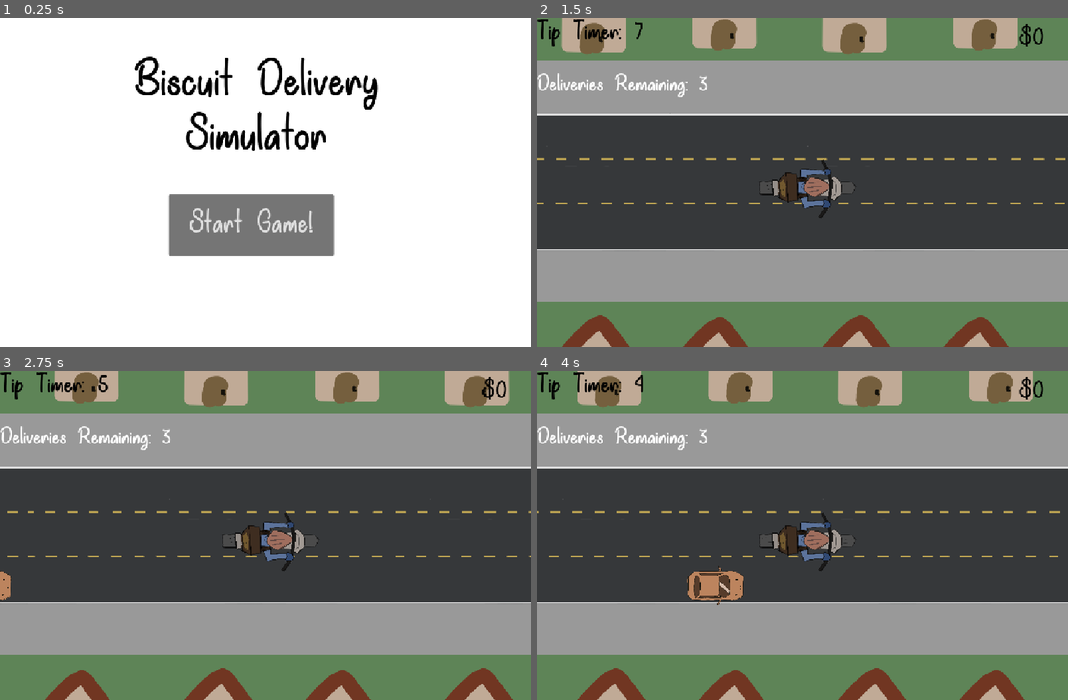
Above: before the commit, frames 1-4 (two rows, left to right).
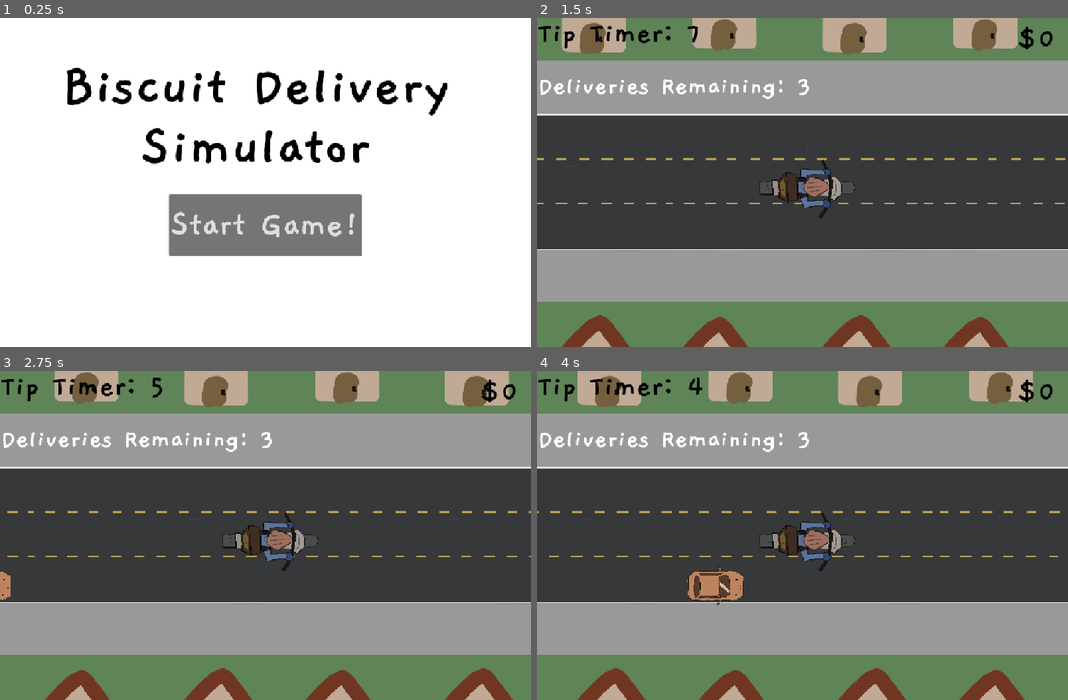
Above: after the commit, the same moments.

Repository: andreaTheCoder/brackeysgamejam
Game: Godot game, scene res://assets/start_screen.tscn
Same seed, same stepped clock (60 frames per second), same inputs: the game is played once before the commit and once after it. Before the commit the project starts from res://scenes/start_screen.tscn.
Inputs:
- Up to frame 1 (0.25 s): no input
- Up to frame 2 (1.5 s): click "Start Game!" at 0.5 s; tap Enter at 1.25 s; hold Right (forward) from 1.28 s (still down); hold Space (button) from 1.28 s (still down)
- Up to frame 3 (2.75 s): release Right (forward) at 2.03 s; release Space (button) at 2.03 s; hold Left (backward) from 2.03 s (still down); tap Shift (deliver) at 2.1 s
- Up to frame 4 (4 s): release Left (backward) at 2.78 s; hold Space (button) 2.78-3.53 s; hold Right (forward) from 2.78 s (still down); tap Shift (deliver) at 3.6 s

The runs differ from the first frame. In frame 1, 7.2% of the frame differs, in the area x 12-85%, y 11-73%; in frame 2, 1.8%; in frame 3, 1.9%; in frame 4, 1.9%.

Commit message:
font changes

Diff:
--- a/scenes/start_screen.tscn
+++ b/assets/start_screen.tscn
@@ -1,10 +1,10 @@
 [gd_scene load_steps=3 format=3 uid="uid://bv8437dil3uww"]
 
-[ext_resource type="Script" uid="uid://bfvddbfj7ixi2" path="res://start_screen.gd" id="1_he1sj"]
-[ext_resource type="FontFile" uid="uid://dwugsqctkdvhw" path="res://assets/bad-unicorn-font/BadUnicornDemoRegular-BVWx.ttf" id="2_o7i0r"]
+[ext_resource type="Script" uid="uid://bfvddbfj7ixi2" path="res://start_screen.gd" id="1_lpg12"]
+[ext_resource type="FontFile" uid="uid://dy7hhgxec3873" path="res://assets/Gaegu-Bold.ttf" id="2_knx1u"]
 
 [node name="start_screen" type="Node2D"]
-script = ExtResource("1_he1sj")
+script = ExtResource("1_lpg12")
 
 [node name="Polygon2D" type="Polygon2D" parent="."]
 position = Vector2(115.109, -271.267)
@@ -27,7 +27,7 @@
 grow_vertical = 2
 size_flags_horizontal = 4
 theme_override_colors/font_color = Color(0, 0, 0, 1)
-theme_override_fonts/font = ExtResource("2_o7i0r")
+theme_override_fonts/font = ExtResource("2_knx1u")
 theme_override_font_sizes/font_size = 120
 text = "Biscuit Delivery
 Simulator"
@@ -46,6 +46,6 @@
 offset_top = 364.0
 offset_right = 691.0
 offset_bottom = 491.0
-theme_override_fonts/font = ExtResource("2_o7i0r")
+theme_override_fonts/font = ExtResource("2_knx1u")
 theme_override_font_sizes/font_size = 75
 text = "Start Game!"
--- a/scenes/game.tscn
+++ b/scenes/game.tscn
@@ -2,7 +2,7 @@
 
 [ext_resource type="PackedScene" uid="uid://b2nldleqd7l8" path="res://scenes/bike.tscn" id="1_uwrxv"]
 [ext_resource type="PackedScene" uid="uid://c8a2pywu578h" path="res://scenes/spawner.tscn" id="2_iywne"]
-[ext_resource type="FontFile" uid="uid://dwugsqctkdvhw" path="res://assets/bad-unicorn-font/BadUnicornDemoRegular-BVWx.ttf" id="2_p57ef"]
+[ext_resource type="FontFile" uid="uid://dy7hhgxec3873" path="res://assets/Gaegu-Bold.ttf" id="2_u5sy4"]
 [ext_resource type="Script" uid="uid://ve3kpygen1ju" path="res://scripts/game_manager.gd" id="2_yqjtg"]
 [ext_resource type="PackedScene" uid="uid://od0hx2lbegjy" path="res://scenes/chunk.tscn" id="3_lnu2h"]
 
@@ -75,22 +75,22 @@
 unique_name_in_owner = true
 
 [node name="time label" type="Label" parent="UI elements"]
-offset_right = 40.0
-offset_bottom = 23.0
+offset_right = 318.0
+offset_bottom = 65.0
 theme_override_colors/font_color = Color(0, 0, 0, 1)
-theme_override_fonts/font = ExtResource("2_p57ef")
+theme_override_fonts/font = ExtResource("2_u5sy4")
 theme_override_font_sizes/font_size = 64
 text = "Timer Label"
 
 [node name="Timer" type="Timer" parent="UI elements/time label"]
 
 [node name="money" type="Label" parent="UI elements"]
-offset_left = 997.0
-offset_top = 12.0
+offset_left = 994.0
+offset_top = 11.0
 offset_right = 1037.0
-offset_bottom = 89.0
+offset_bottom = 88.0
 theme_override_colors/font_color = Color(0, 0, 0, 1)
-theme_override_fonts/font = ExtResource("2_p57ef")
+theme_override_fonts/font = ExtResource("2_u5sy4")
 theme_override_font_sizes/font_size = 64
 text = "$"
 
@@ -102,7 +102,7 @@
 offset_right = 726.0
 offset_bottom = 1442.0
 scale = Vector2(8, 8)
-theme_override_fonts/font = ExtResource("2_p57ef")
+theme_override_fonts/font = ExtResource("2_u5sy4")
 text = "PRESS SHIFT TO DELIVER!!"
 metadata/_edit_group_ = true
 
@@ -110,7 +110,7 @@
 offset_top = 112.0
 offset_right = 405.0
 offset_bottom = 149.0
-theme_override_fonts/font = ExtResource("2_p57ef")
+theme_override_fonts/font = ExtResource("2_u5sy4")
 theme_override_font_sizes/font_size = 56
 text = "Deliveries Remaining: 3"
 
--- a/scripts/game_manager.gd
+++ b/scripts/game_manager.gd
@@ -1,6 +1,5 @@
 extends Node
-
-const START_SCREEN = preload("res://scenes/start_screen.tscn")
+const START_SCREEN = preload("res://assets/start_screen.tscn")
 @onready var timer: Timer = $"../UI elements/time label/Timer"
 @onready var time_label: Label = $"../UI elements/time label"
 @onready var money: Label = $"../UI elements/money"
Binary file added: assets/Gaegu-Bold.ttf
Not shown, added: assets/Gaegu-Bold.ttf.import
